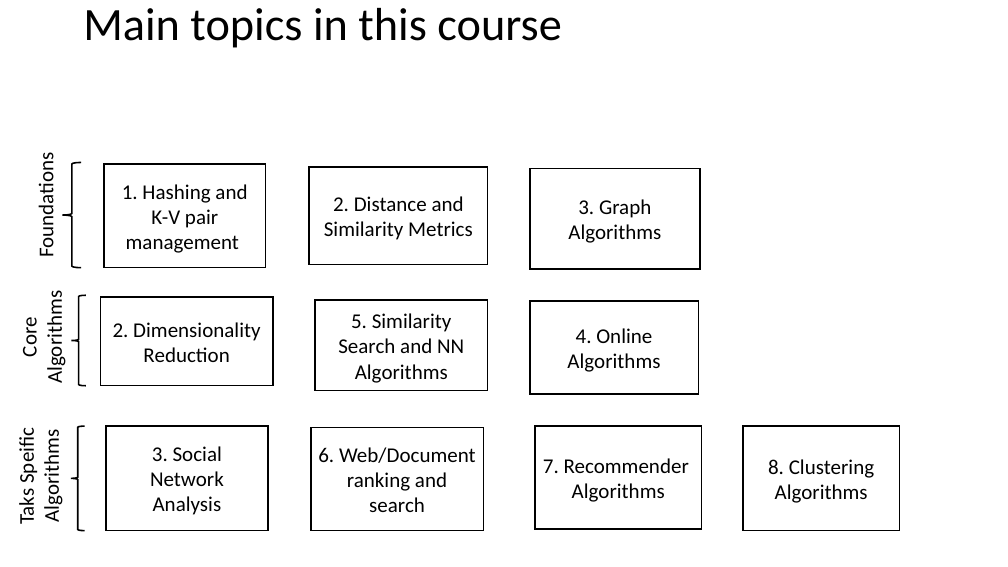
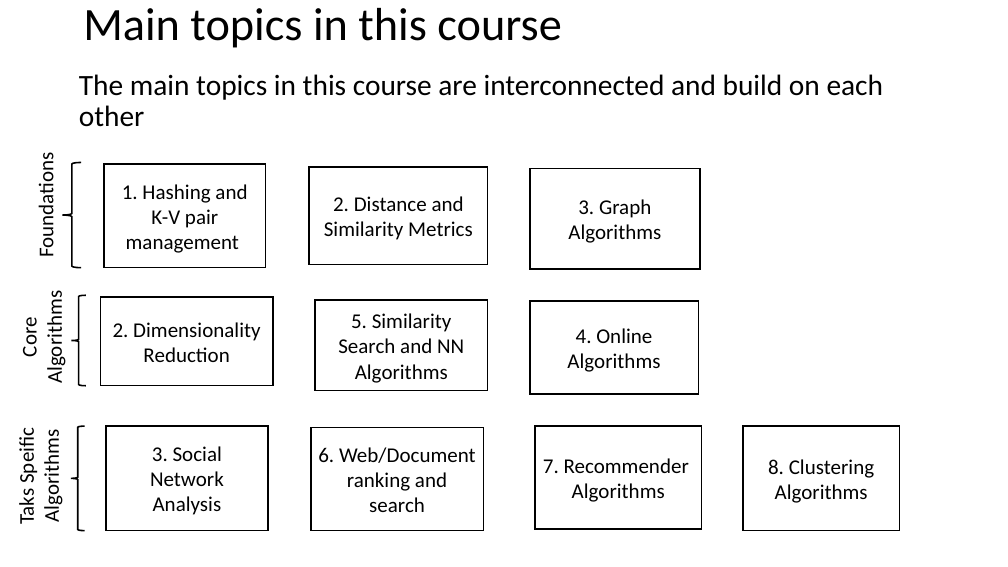
Before and after one commit to jonahneu/CSCI-E-108, a slide deck: slide 15 of slides/1_Introduction.pptx (slide 16 before the commit). Drawn at 1008x567 pixels with LibreOffice and Linux fonts; fonts in the diff are those of the drawing. Boxes give left, top, right and bottom in pixels: in the first picture for what was removed or moved away, otherwise in the second. Text is boxed around its words. In the diff, an @@ line names an element or a change of style, - is before the commit and + after.

```diff
--- a/slides/1_Introduction.pptx
+++ b/slides/1_Introduction.pptx
@@ text added at (79, 74, 884, 127), 28 pt, text #000000 @@
+The main topics in this course are interconnected and build on each other
```
Also in this commit, not shown: 3 other slides changed, 2 slides added.
